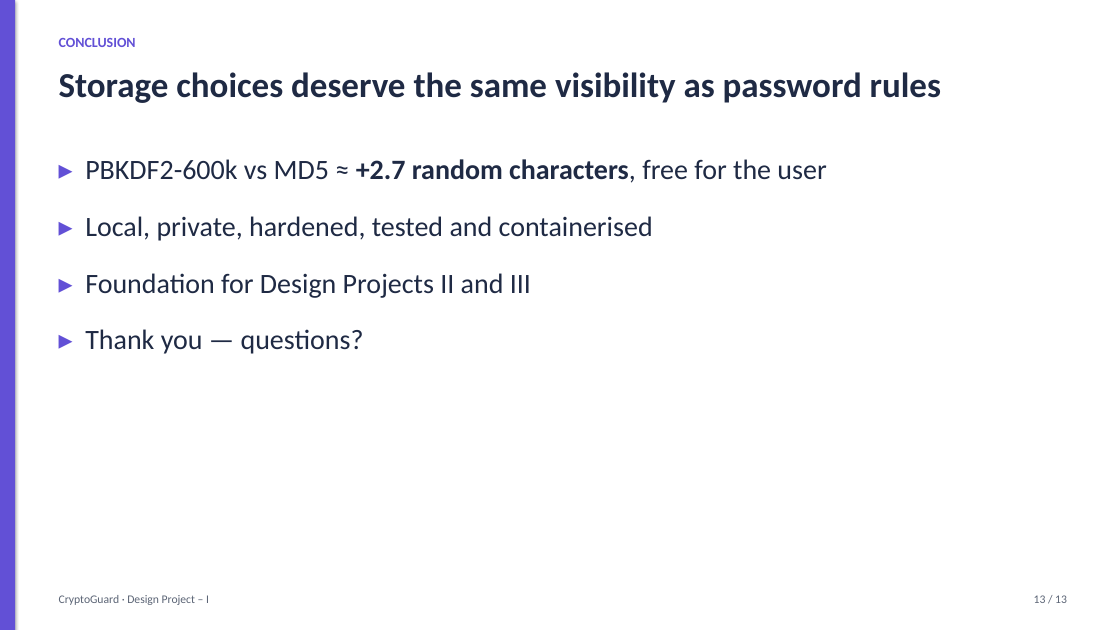
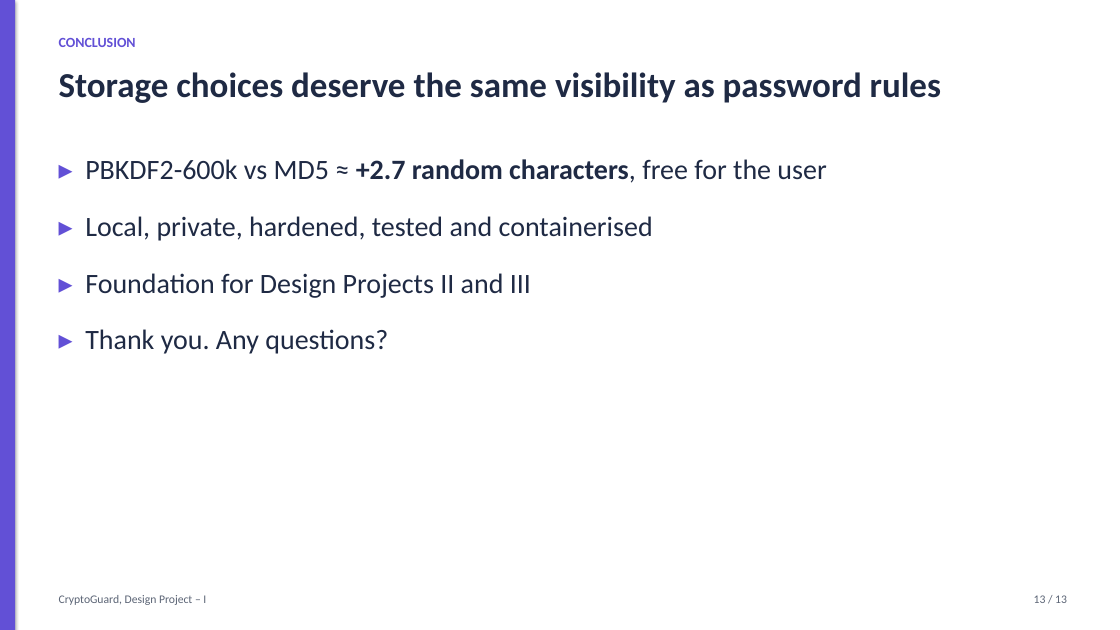
Before and after one commit to harshacreate/CryptoGuard, a slide deck: slide 13 of report/CryptoGuard_Presentation.pptx. Drawn at 1120x630 pixels with LibreOffice and Linux fonts; fonts in the diff are those of the drawing. Boxes give left, top, right and bottom in pixels: in the first picture for what was removed or moved away, otherwise in the second. Text is boxed around its words. In the diff, an @@ line names an element or a change of style, - is before the commit and + after.

Commit message:
Clean CryptoGuard project text

```diff
--- a/report/CryptoGuard_Presentation.pptx
+++ b/report/CryptoGuard_Presentation.pptx
@@ text at (85, 329, 388, 354): text changed @@
-▸ Thank you — questions?
+▸ Thank you. Any questions?
@@ text at (59, 595, 206, 605): text changed @@
-CryptoGuard · Design Project – I
+CryptoGuard, Design Project – I
```
Also in this commit, not shown: 12 other slides changed, 11 other files.
